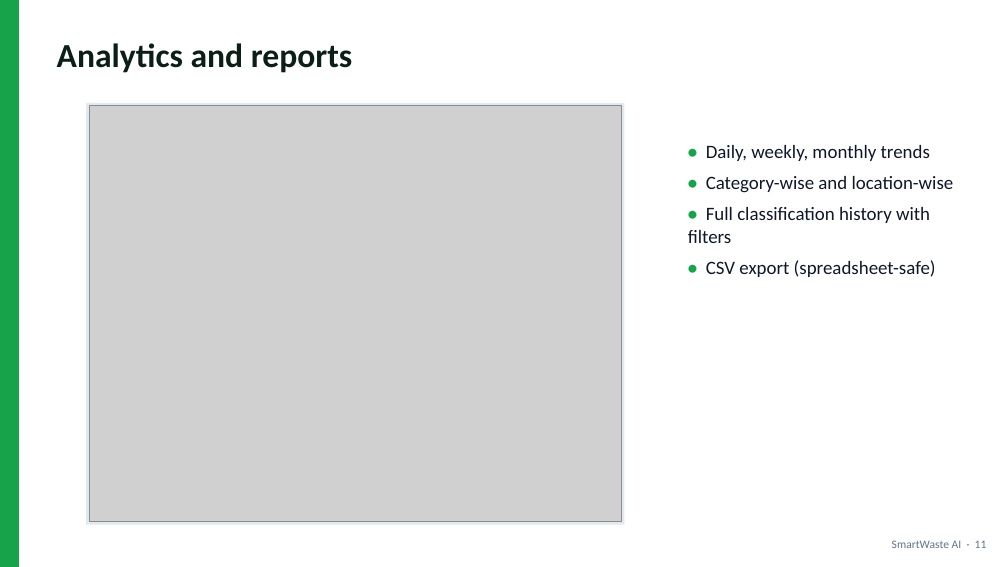
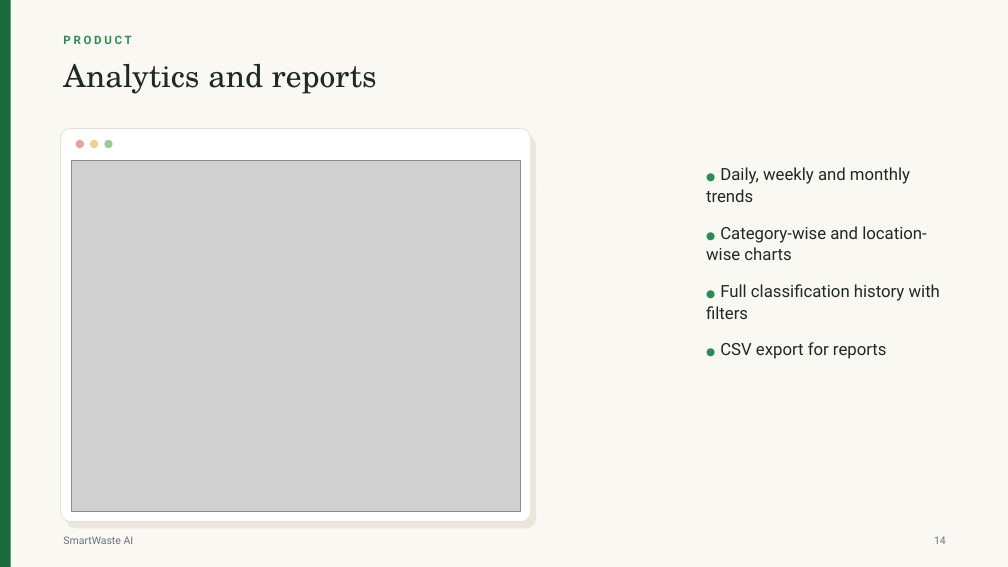
Before and after one commit to seshasaikrishnachanumolu/AI, a slide deck: slide 14 of docs/SmartWaste_AI_Presentation.pptx (slide 11 before the commit). Drawn at 1008x567 pixels with LibreOffice and Linux fonts; fonts in the diff are those of the drawing; grey boxes stand for pictures. Boxes give left, top, right and bottom in pixels: in the first picture for what was removed or moved away, otherwise in the second. Text is boxed around its words. In the diff, an @@ line names an element or a change of style, - is before the commit and + after.

```diff
--- a/docs/SmartWaste_AI_Presentation.pptx
+++ b/docs/SmartWaste_AI_Presentation.pptx
@@ rectangle resized from (x1=0, y1=0, x2=19, y2=567) to (x1=0, y1=0, x2=11, y2=567) @@
@@ rectangle at (x1=0, y1=0, x2=11, y2=567): fill #16A34A to #1B6B3A @@
@@ rectangle added at (x1=0, y1=0, x2=1008, y2=567), fill #FAF8F3 @@
@@ text "Analytics and reports" moved from (x1=57, y1=43, x2=353, y2=73) to (x1=63, y1=64, x2=377, y2=94) @@
@@ text "Analytics and reports" at (x1=63, y1=64, x2=377, y2=94): size 32 to 30 pt, font Calibri to TeX Gyre Schola, text colour #0B1F17 to #1F2A24, bold off @@
@@ text added at (x1=63, y1=35, x2=131, y2=44), 11 pt, text #2E8B57, bold @@
+PRODUCT
@@ rectangle removed at (x1=86, y1=103, x2=625, y2=525) @@
@@ rounded rectangle added at (x1=60, y1=129, x2=531, y2=522), fill #FFFFFF, outline #E5E1D6 0.75 pt @@
@@ rounded rectangle added at (x1=66, y1=135, x2=536, y2=529), fill #EAE6DA @@
@@ ellipse added at (x1=76, y1=140, x2=84, y2=148), fill #E8A09A @@
@@ ellipse added at (x1=90, y1=140, x2=98, y2=148), fill #EFD28B @@
@@ ellipse added at (x1=104, y1=140, x2=113, y2=148), fill #9ACB9F @@
@@ picture resized from (x1=89, y1=106, x2=622, y2=522) to (x1=71, y1=160, x2=520, y2=511) @@
@@ text at (x1=706, y1=167, x2=940, y2=359): text changed; size 18 to 16 pt; font Calibri to Roboto; text colour #0F172A to #1F2A24 @@
-• Daily, weekly, monthly trends
-• Category-wise and location-wise
-• Full classification history with filters
-• CSV export (spreadsheet-safe)
+● Daily, weekly and monthly trends
+● Category-wise and location-wise charts
+● Full classification history with filters
+● CSV export for reports
@@ text at (x1=63, y1=536, x2=134, y2=544): text changed; size 11 to 10 pt; font Calibri to Roboto; text colour #64748B to #6B7280 @@
-SmartWaste AI · 11
+SmartWaste AI
@@ text added at (x1=934, y1=536, x2=946, y2=544), 10 pt, text #6B7280 @@
+14
```
Also in this commit, not shown: 10 other slides changed, 7 slides added, 6 slides removed, 2 other files.
